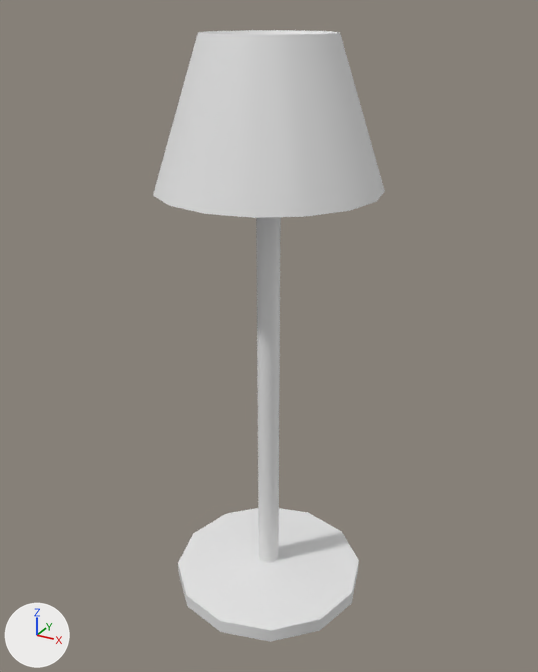
A saved change to the FBX model Assets/Models/Lights/Light_1/M_Light_1.fbx.
Rendered twice from a 50 mm lens placed at (1.033, -1.102, 1.888), pointed at (-0.003, 0.782, 0.946). Every picture has the same lights, and +X, +Y and +Z are marked at lower left.

Names of what the first picture shows: 'Light_1'.
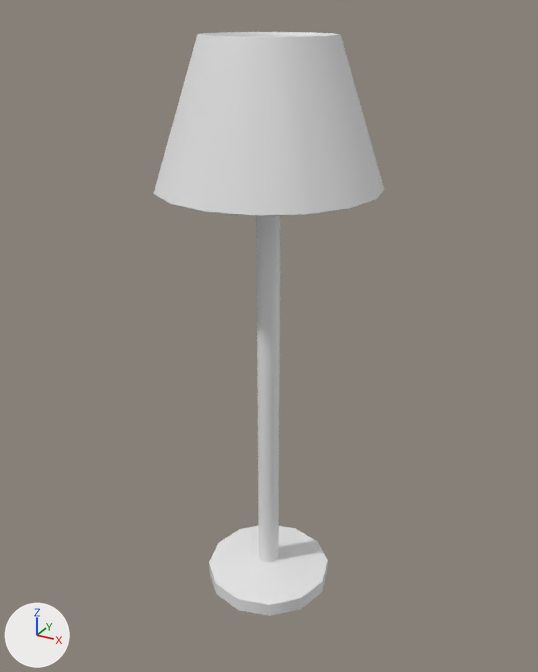
Where the change shows, as pixel boxes (x1, y1, x2, y2) in the pictures (538 x 672 px; the box of a moved part takes in the faces that stretch with it):
'Light_1', reshaped
    before: (153, 30, 385, 642)
    after: (154, 32, 384, 616)
part 1 of me_cylinder_007, moved or reshaped
    before: (178, 508, 359, 642)
    after: (209, 526, 328, 616)
part 2 of me_cylinder_007, built on
    before: (153, 30, 385, 218)
    after: (154, 32, 384, 216)

The edits, one by one:
me_cylinder_007 is used by ob_light_1; location (0.0, 0.773, 0.0).
me_cylinder_007 had 443 vertices, 452 faces and spanned x -0.33..0.33, y -0.33..0.33, z 0.02..1.83.
me_cylinder_007 now has 507 vertices, 516 faces and spans x -0.33..0.33, y -0.33..0.33, z 0.02..1.83.
Part 1, on me_cylinder_007:
24 vertices move from x -0.33..0.33, y -0.33..0.33, z 0.02..0.06 to x -0.21..0.21, y -0.21..0.21, z 0.02..0.06.
Part 2, on me_cylinder_007:
24 vertices are removed from x -0.33..0.33, y -0.33..0.33, z 1.41..1.82.
64 faces are deleted.
88 vertices are added at x -0.33..0.33, y -0.33..0.33, z 1.42..1.83.
128 new faces join them.
